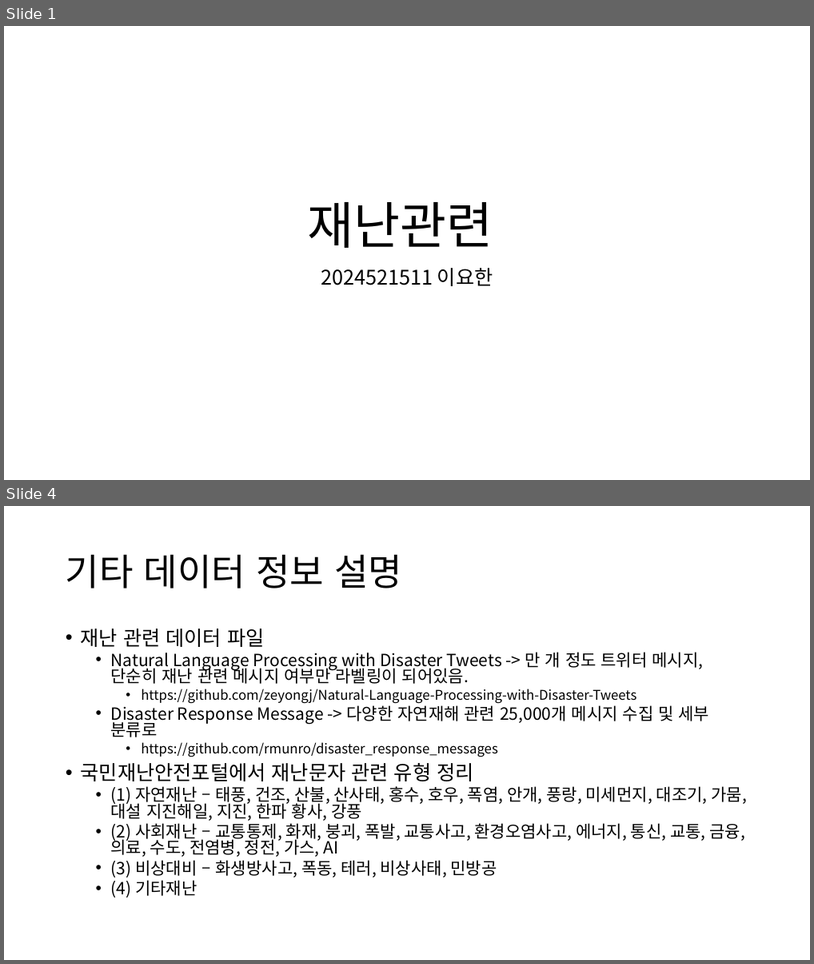
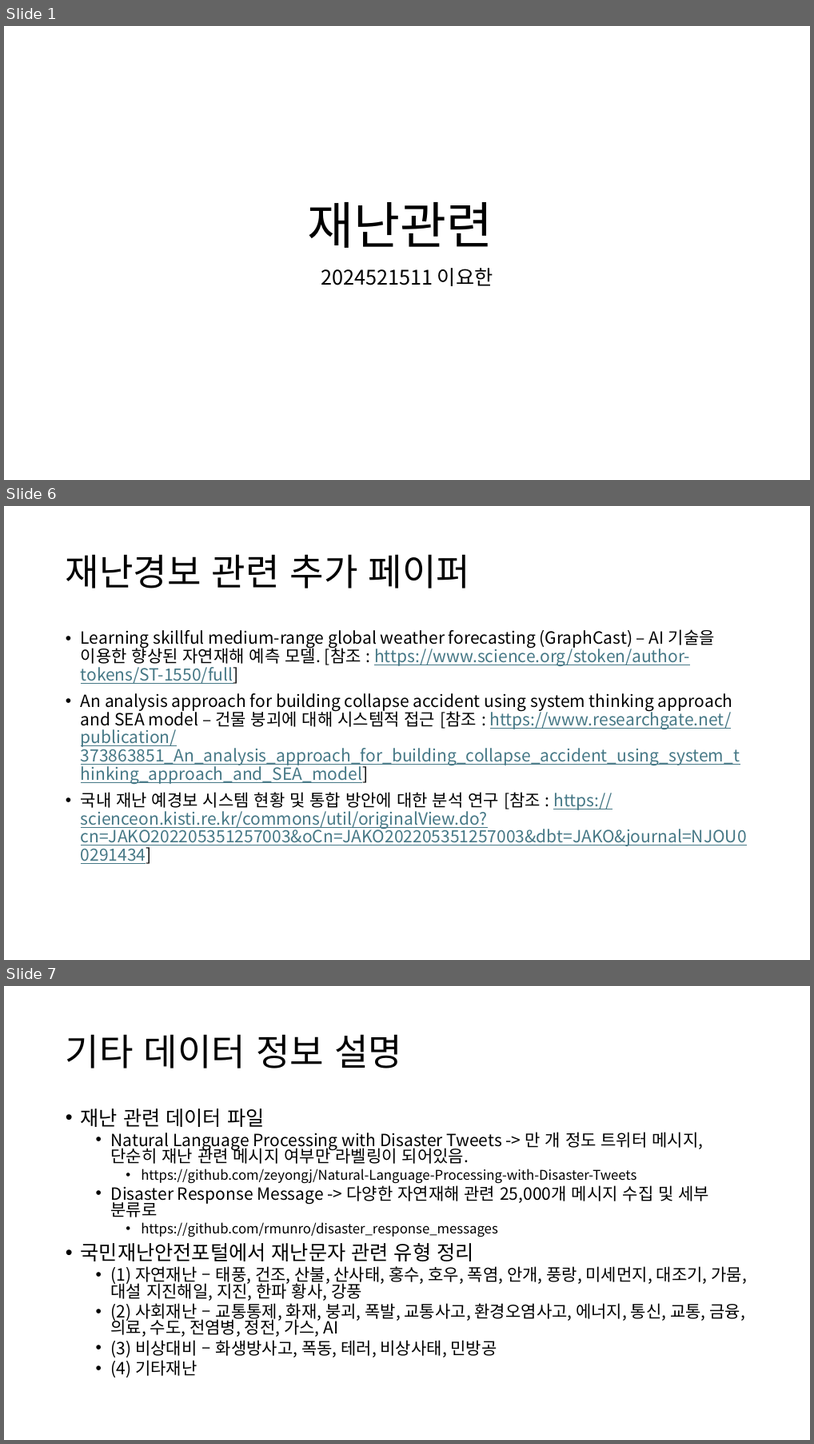
Before and after one commit to lurker18/MultiModal_RAG, a slide deck: materials/재난관련 선행연구 Review_이요한.pptx. Shown one above the other, each under a label of ours: slides 1 and 4 before the commit, slides 1, 6 and 7 after it; the slides between them are not shown. The pictures are 814x964 and 814x1444 pixels, drawn with LibreOffice and Linux fonts; fonts in the diff are those of the drawing. Boxes give left, top, right and bottom in pixels: in the first picture for what was removed or moved away, otherwise in the second. Text is boxed around its words. In the diff, an @@ line names an element or a change of style, - is before the commit and + after.

Commit message:
데이터 추가공유
PPT 내용보강

```diff
--- a/materials/재난관련 선행연구 Review_이요한.pptx
+++ b/materials/재난관련 선행연구 Review_이요한.pptx
@@ slide 6 added at (4, 506, 810, 960), background #FFFFFF @@
@@ title added at (66, 554, 470, 588), 44 pt, text #000000 @@
+재난경보 관련 추가 페이퍼
@@ text added at (81, 629, 747, 846), 20 pt, text #467886, underline @@
+• Learning skillful medium-range global weather forecasting (GraphCast) – AI 기술을 이용한 향상된 자연재해 예측 모델. [참조 : https://www.science.org/stoken/author-tokens/ST-1550/full]
+• An analysis approach for building collapse accident using system thinking approach and SEA model – 건물 붕괴에 대해 시스템적 접근 [참조 : https://www.researchgate.net/publication/373863851_An_analysis_approach_for_building_collapse_accident_using_system_thinking_approach_and_SEA_model]
+• 국내 재난 예경보 시스템 현황 및 통합 방안에 대한 분석 연구 [참조 : https://scienceon.kisti.re.kr/commons/util/originalView.do?cn=JAKO202205351257003&oCn=JAKO202205351257003&dbt=JAKO&journal=NJOU00291434]
@@ what was slide 4 is now slide 7 @@
```
Also in this commit, not shown: 2 slides changed, 2 other slides added, 1 other file.
